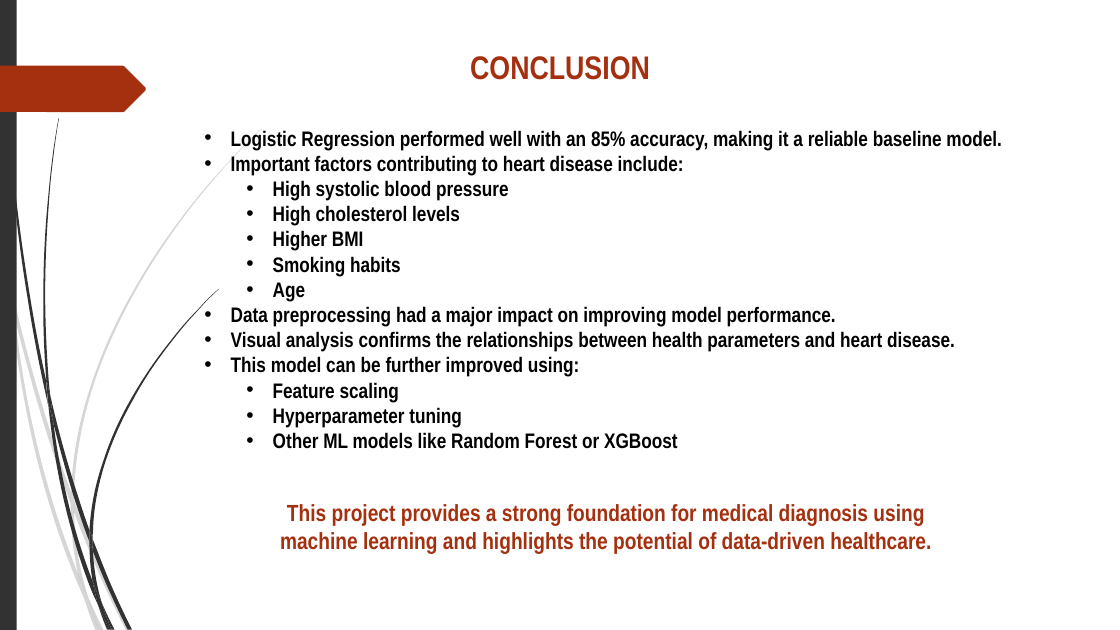
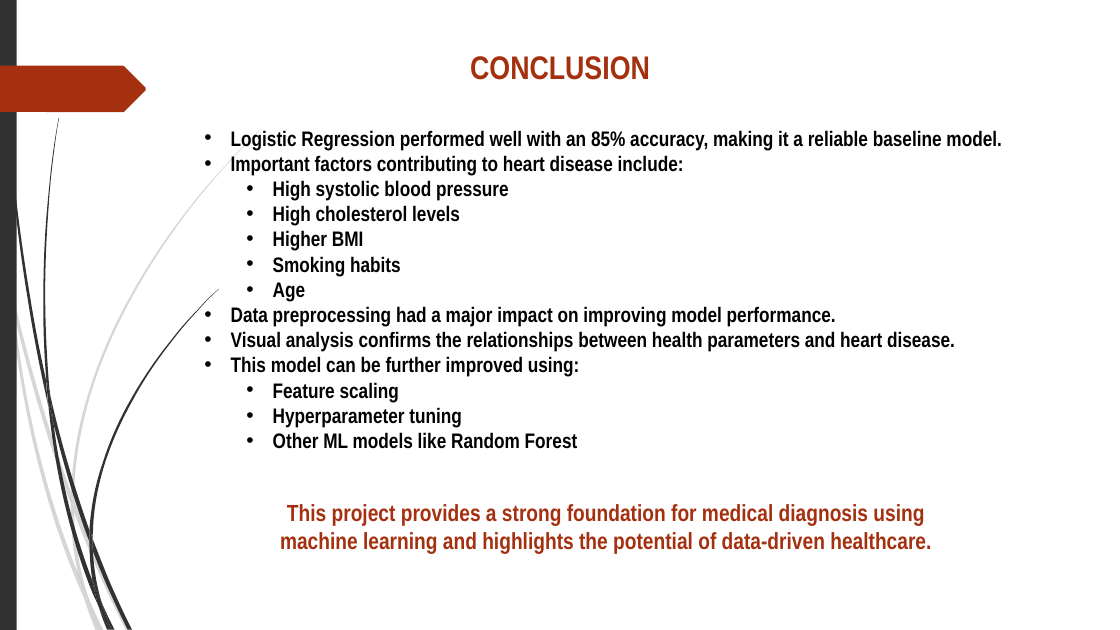
Before and after one commit to Asish2404/IBM-AI_ML-Project, a slide deck: slide 9 of Heart Disease Prediction Using Logistic Regression.pptx. Drawn at 1120x630 pixels with LibreOffice and Linux fonts; fonts in the diff are those of the drawing. Boxes give left, top, right and bottom in pixels: in the first picture for what was removed or moved away, otherwise in the second. Text is boxed around its words. In the diff, an @@ line names an element or a change of style, - is before the commit and + after.

Commit message:
updated

```diff
--- a/Heart Disease Prediction Using Logistic Regression.pptx
+++ b/Heart Disease Prediction Using Logistic Regression.pptx
@@ text at <box>273,432,578,449</box>: text changed @@
-  • Other ML models like Random Forest or XGBoost
+  • Other ML models like Random Forest
```
